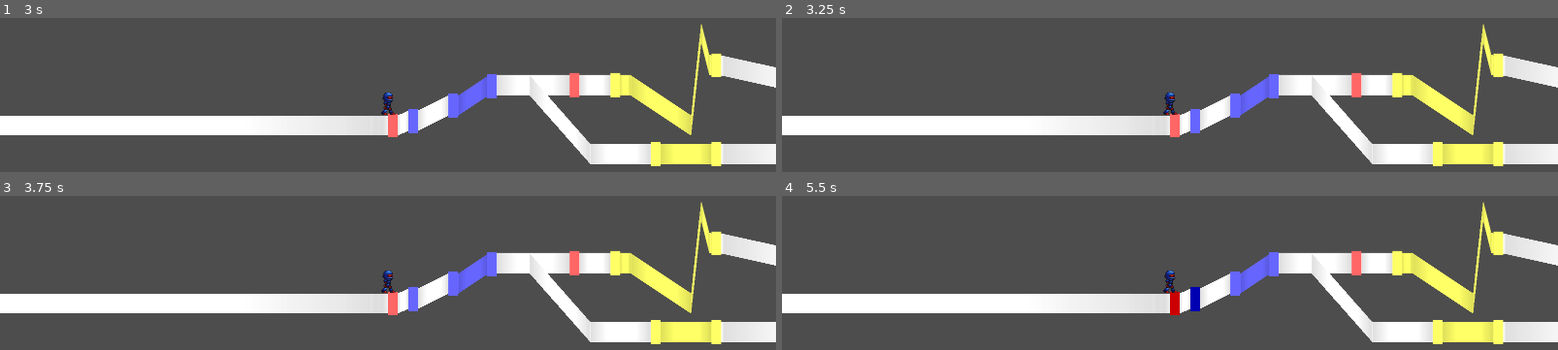
Above: before the commit, frames 1-4 (two rows, left to right).
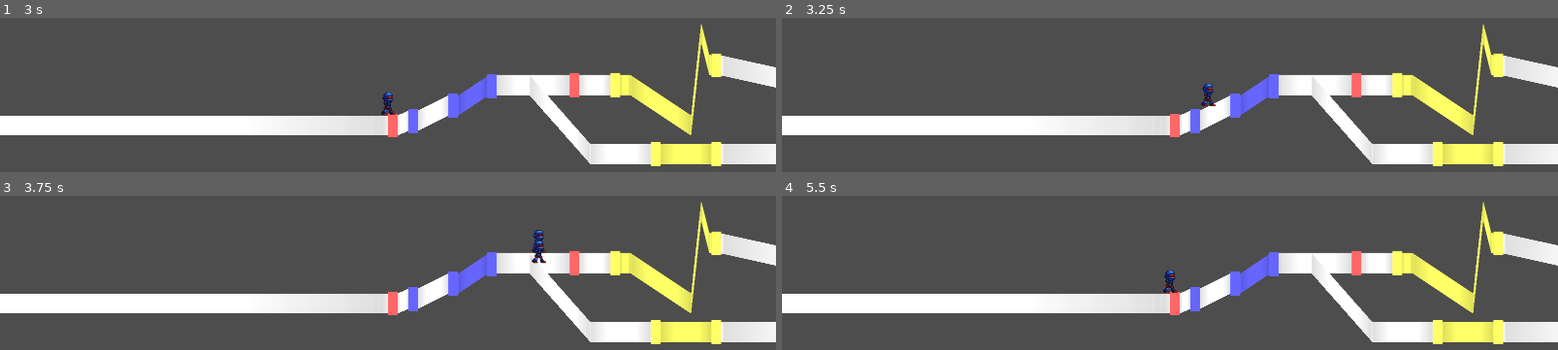
Above: after the commit, the same moments.

Repository: junu192857/Vexatonic-dash-2
Game: Godot game, scene res://Scenes/RhythmScene.tscn
Same seed, same stepped clock (60 frames per second), same inputs: the game is played once before the commit and once after it.
Inputs (mouse positions are in pixels of both pictures, inside the frame that each line leads up to):
- Up to frame 1 (3 s): tap Enter at 0.5, 2.75 s; move the mouse to (558, 104) at 0.52 s; hold A (a) 0.53-1.25 s; click (558, 104) at 0.67 s; tap D (d) at 0.8 s; tap Space at 1.25 s; drag from (232, 147) to (outside the picture) at 1.27 s; move the mouse to (465, 30) at 2.02 s; hold K (k) 2.03-2.75 s; click (465, 30) at 2.17 s; tap L (l) at 2.3 s; drag from (outside the picture) to (155, 59) at 2.77 s
- Up to frame 2 (3.25 s): no input
- Up to frame 3 (3.75 s): move the mouse to (outside the picture) at 3.52 s; hold S (s) from 3.53 s (still down); click (outside the picture) at 3.67 s
- Up to frame 4 (5.5 s): tap A (a) at 3.8 s; release S (s) at 4.25 s; drag from (937, 237) to (outside the picture) at 4.27 s; tap Space at 5 s; move the mouse to (1208, 303) at 5.02 s; hold D (d) from 5.03 s (still down); click (1208, 303) at 5.17 s; tap K (k) at 5.3 s

Frame 1 is identical in both runs. In frame 2, 0.3% of the frame differs, in the area x 49-56%, y 42-63%; in frame 3, 0.4%, in the area x 49-71%, y 22-63%; in frame 4, 0.4%.

Commit message:
에디터 내에서 음악 실행 기능 추가

Diff:
--- a/vexatonic-dash-2/Scenes/Editor.tscn
+++ b/vexatonic-dash-2/Scenes/Editor.tscn
@@ -258,6 +258,14 @@
 pivot_offset = Vector2(0, 120)
 toggle_mode = true
 button_group = SubResource("ButtonGroup_dfuwn")
+
+[node name="PlayMusicButton" type="Button" parent="CanvasLayer/NoteSelectorPanel" unique_id=1614325007]
+layout_mode = 0
+offset_left = 1614.0
+offset_top = 31.0
+offset_right = 1708.0
+offset_bottom = 127.0
+text = "Play Music"
 
 [node name="InitialPanel" type="Panel" parent="CanvasLayer" unique_id=281739446]
 anchors_preset = -1
@@ -551,6 +559,7 @@
 [connection signal="pressed" from="CanvasLayer/NoteSelectorPanel/Button8" to="." method="_on_select_mode" binds= [3]]
 [connection signal="pressed" from="CanvasLayer/NoteSelectorPanel/Button7" to="." method="_on_select_mode" binds= [1]]
 [connection signal="pressed" from="CanvasLayer/NoteSelectorPanel/Button" to="." method="_on_select_mode" binds= [0]]
+[connection signal="pressed" from="CanvasLayer/NoteSelectorPanel/PlayMusicButton" to="." method="toggle_music"]
 [connection signal="pressed" from="CanvasLayer/InitialPanel/Button" to="." method="_on_start_editor"]
 [connection signal="pressed" from="CanvasLayer/InitialPanel/Button2" to="." method="on_push_load_chart_button"]
 [connection signal="pressed" from="CanvasLayer/InitialPanel/Button3" to="." method="start_find_music"]
--- a/vexatonic-dash-2/Scripts/EditorManager.gd
+++ b/vexatonic-dash-2/Scripts/EditorManager.gd
@@ -8,6 +8,7 @@
 
 @onready var inputHandler = $EditorInputHandler
 @onready var camera = $Camera2D
+@onready var musicPlayer = $AudioStreamPlayer
 
 @onready var initialPanel = $CanvasLayer/InitialPanel
 @onready var noteSelectorPanel = $CanvasLayer/NoteSelectorPanel
@@ -69,11 +70,10 @@
 
 func select_music(path: String):
 	var stream = AudioStreamMP3.new()
-	var audioStreamPlayer = $AudioStreamPlayer
 	stream.data = FileAccess.get_file_as_bytes(path)
-	audioStreamPlayer.stream = stream
+	musicPlayer.stream = stream
 	music_path = path
-	initialPanel.get_node("MusicTimeBox").value = audioStreamPlayer.stream.get_length()
+	initialPanel.get_node("MusicTimeBox").value = musicPlayer.stream.get_length()
 	initialPanel.get_node("MusicText").text = path.get_file()
 
 # ================== 에디터 내 카메라 조작 =====================
@@ -159,6 +159,7 @@
 	line_holder.add_child(line)
 	line.position = Vector2(pos_x, camera.global_position.y)
 	line.scale = Vector2(pow(1.2, 1 if major else -3), 3)
+	return line
 
 func realign_lines_by_zoom(zoom: bool):
 	var lines = line_holder.get_children()
@@ -674,9 +675,8 @@
 			break
 
 	var stream = AudioStreamMP3.new()
-	var audioStreamPlayer = $AudioStreamPlayer
 	stream.data = FileAccess.get_file_as_bytes(music_path)
-	audioStreamPlayer.stream = stream
+	musicPlayer.stream = stream
 
 	levelData = LevelData.new()
 	levelData.name = path.get_base_dir().get_file()
@@ -773,5 +773,33 @@
 
 # ================================ 편의 기능 ============================
 
+var music_playing: bool = false
+var music_bar
+
+func toggle_music():
+	if (!music_playing):
+		noteSelectorPanel.get_node("PlayMusicButton").text = "Stop Music"
+		music_playing = true
+		var initial_pos_x = get_music_start_pos()
+		var music_start_time = Setting.get_time_from_posx(initial_pos_x) / 1000
+		musicPlayer.play(music_start_time)
+		music_bar = put_line(initial_pos_x, true)
+		music_bar.get_child(0).modulate = Color(120,120,0)
+		music_bar.scale.x = pow(1.2, 2-camera_zoom_level)
+	else:
+		noteSelectorPanel.get_node("PlayMusicButton").text = "Play Music"
+		music_playing = false
+		music_bar.queue_free()
+		music_bar = null
+		musicPlayer.stop()
+
+func get_music_start_pos() -> float:
+	var camera_left = camera.global_position.x - get_viewport_rect().size.x / camera.zoom.x / 2
+	return max(0.0, camera_left)
+
+func _process(delta:float):
+	if (music_bar != null):
+		music_bar.global_position.x = Setting.get_posx_from_time(musicPlayer.get_playback_position() * 1000)
+
 func set_target_lane(p_target_lane: Lane):
 	target_lane = p_target_lane
--- a/vexatonic-dash-2/Scripts/RhythmManager.gd
+++ b/vexatonic-dash-2/Scripts/RhythmManager.gd
@@ -32,9 +32,10 @@
 	# 채보 찍기
 	render_chart()
 
-	#var stream = AudioStreamMP3.new()
-	#stream.data = FileAccess.get_file_as_bytes("res://Charts/Test" + "/" +  levelData.music_path)
-	#musicPlayer.stream = stream
+	var stream = AudioStreamMP3.new()
+	print("MUSIC_PATH: " + levelData.music_path)
+	stream.data = FileAccess.get_file_as_bytes("res://Charts/Test" + "/" +  levelData.music_path)
+	musicPlayer.stream = stream
 
 
 	#print(levelData.noteDatas.size())
@@ -182,7 +183,6 @@
 	print("LANE SIZE: %d" % lane.notes.size())
 	if (!lane.notes.is_empty()):
 		var last_note_time = lane.notes[-1].get_end_time() #find last note or marker
-		print("last_note_time: %f", last_note_time)
 		if lane.keyframes[-1].x - last_note_time > Setting.time_per_note_width:
 			var connector_time = last_note_time + Setting.time_per_note_width
 			var final_connector = place_connector(-1, connector_time, lane.keyframes[-1].x, lane.lane_index, true,\
--- a/vexatonic-dash-2/Scripts/Scripts_without_Node/ChartParser.gd
+++ b/vexatonic-dash-2/Scripts/Scripts_without_Node/ChartParser.gd
@@ -18,7 +18,7 @@
 		var parts = line.split(" ")
 		match parts[0]:
 			"NAME":   data.name = parts[1]
-			"MUSIC":  data.music_path = chart_dir + "/" + parts[1]
+			"MUSIC":  data.music_path = parts[1]
 			"LEVEL":  data.difficulty = [int(parts[1]), int(parts[2]), int(parts[3])]
 			"LENGTH": data.length = int(parts[1])
 
--- a/vexatonic-dash-2/Scripts/Scripts_without_Node/LevelData.gd
+++ b/vexatonic-dash-2/Scripts/Scripts_without_Node/LevelData.gd
@@ -3,8 +3,14 @@
 var lanes: Array[Lane]
 var noteDatas: Array[NoteData]
 
+#레벨 이름
 var name: String
+# (시간(ms단위), bpm) 형태의 Array로 작성. Editor에서만 활용.
+# Editor에서는 내부적으로 마지막에 (Setting.INFINITE, 60)을 넣지만 채보 파일에 반영되지는 않음.
 var bpm: Array[Vector2]
+# 채보 폴더 내 음악 파일의 경로. file.mp3 형태
 var music_path: String
+# [Easy, Hard, Vex] 순서의 난이도. METADATA에서 직접 수정해야 함
 var difficulty: Array
+# 곡의 길이(ms단위).
 var length: float
Not shown, changed: vexatonic-dash-2/Charts/Test/METADATA.txt
Not shown: 1 places in vexatonic-dash-2/Prefabs/Line.tscn that only renumber resources
